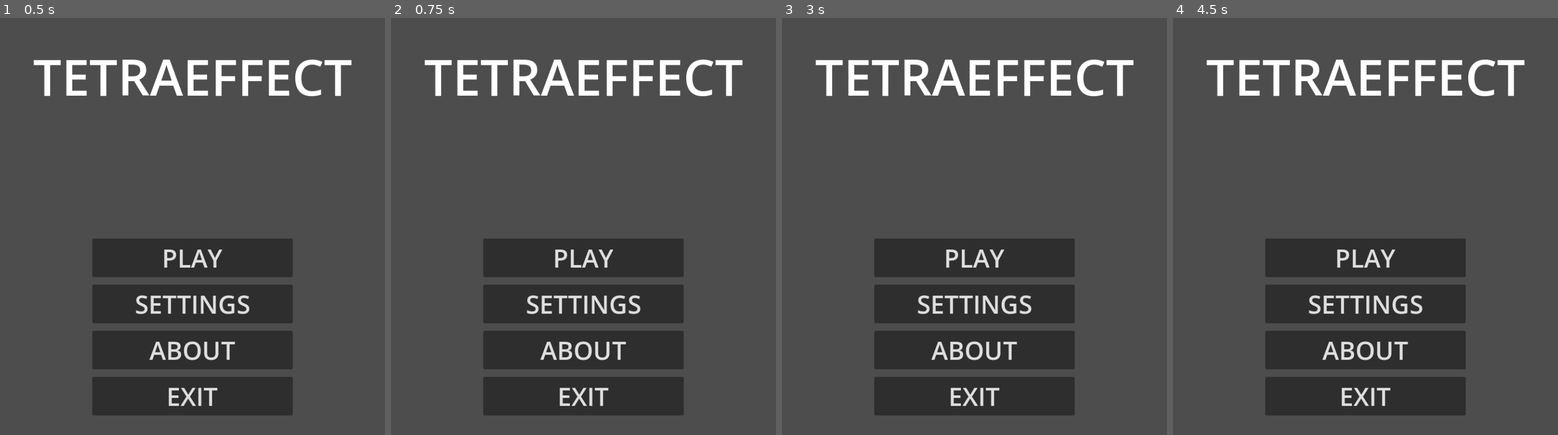
Above: before the commit, frames 1-4 (left to right).
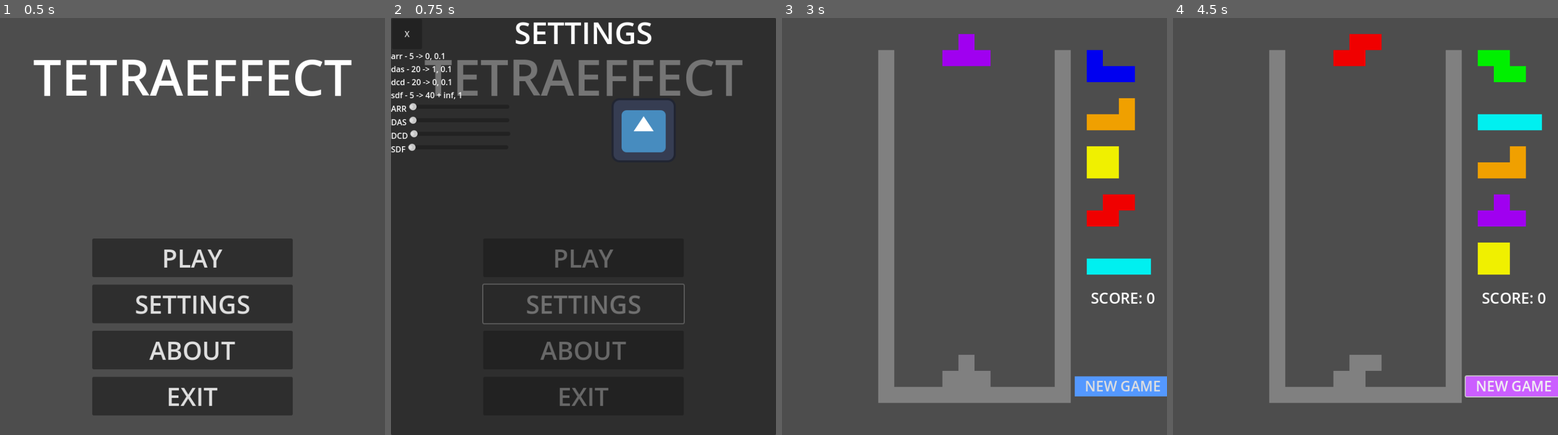
Above: after the commit, the same moments.

Repository: eltonchan1/tetris-elslies-version
Game: Godot game, scene res://tile_map.tscn
The game is run twice, just before and just after one commit, with the same random seed, the same clock (stepped at 60 frames per second) and the same inputs. The engine's default icon, where the game draws it, is replaced by a stand-in: a white triangle on a blue panel in a dark square.
Inputs (mouse positions are in pixels of both pictures, inside the frame that each line leads up to):
- Up to frame 1 (0.5 s): no input
- Up to frame 2 (0.75 s): click "SETTINGS" at 0.5 s
- Up to frame 3 (3 s): click "ABOUT" at 1.25 s; click (797, 34) at 2 s, where only the run after the commit has a clickable "X"; click "PLAY" at 2.75 s
- Up to frame 4 (4.5 s): click (1365, 255) at 3.5 s, where only the run before the commit has a clickable "PLAY"; click (1515, 384) at 4.25 s, where only the run after the commit has a clickable "NEW GAME"

Frame 1 is identical in both runs. In frame 2, 81% of the frame differs, in the area x 0-100%, y 0-100%; in frame 3, 31%; in frame 4, 31%.

Commit message:
mainmenu9

Diff:
--- a/tile_map.gd
+++ b/tile_map.gd
@@ -175,7 +175,7 @@
 		$MainMenu.visible = true
 		$MainMenu/PopUp/About.visible = false
 		$MainMenu/PopUp/Settings.visible = false
-		$MainMenu/PopUp.mouse_filter = Control.MOUSE_FILTER_PASS
+		$MainMenu/PopUp.mouse_filter = Control.MOUSE_FILTER_IGNORE
 	if on == false:
 		$Game.visible = true
 		$MainMenu.visible = false
@@ -195,8 +195,16 @@
 	$MainMenu/PopUp/Settings.visible = true
 	$MainMenu/PopUp/Settings.mouse_filter = Control.MOUSE_FILTER_STOP
 
-func _on_exit_button_pressed() -> void:
+func _on_exit_game_button_pressed() -> void:
 	get_tree().quit()
+
+func _on_about_exit_button_pressed() -> void:
+	$MainMenu/PopUp/About.visible = false
+	$MainMenu/PopUp/About.mouse_filter = Control.MOUSE_FILTER_IGNORE
+
+func _on_settings_exit_button_pressed() -> void:
+	$MainMenu/PopUp/Settings.visible = false
+	$MainMenu/PopUp/Settings.mouse_filter = Control.MOUSE_FILTER_IGNORE
 
 func new_game():
 	print("DEBUG: new_game() START")
@@ -768,7 +776,7 @@
 	$MainMenu/PopUp/Settings/SettingsPanel/VBoxContainer/ARRContainer/SettingsValue.text = str(reverse_value)
 
 func _on_das_slider_value_changed(value: float) -> void:
-	var reverse_value = $MainMenu/PopUp/Settings/SettingsPanel/VBoxContainer/DASContainer/DASSlider.max_value - value + $MainMenu/Settings/SettingsPanel/VBoxContainer/DASContainer/DASSlider.min_value
+	var reverse_value = $MainMenu/PopUp/Settings/SettingsPanel/VBoxContainer/DASContainer/DASSlider.max_value - value + $MainMenu/PopUp/Settings/SettingsPanel/VBoxContainer/DASContainer/DASSlider.min_value
 	if reverse_value == int(reverse_value):
 		reverse_value = int(reverse_value)
 	$MainMenu/PopUp/Settings/SettingsPanel/VBoxContainer/DASContainer/SettingsValue.text = str(reverse_value)
--- a/tile_map.tscn
+++ b/tile_map.tscn
@@ -86,7 +86,7 @@
 theme_override_font_sizes/font_size = 50
 text = "ABOUT"
 
-[node name="ExitButton" type="Button" parent="MainMenu/VBoxContainer"]
+[node name="ExitGameButton" type="Button" parent="MainMenu/VBoxContainer"]
 layout_mode = 2
 theme_override_font_sizes/font_size = 50
 text = "EXIT"
@@ -109,6 +109,20 @@
 anchors_preset = 0
 offset_right = 768.0
 offset_bottom = 832.0
+
+[node name="AboutBackground" type="Panel" parent="MainMenu/PopUp/About"]
+layout_mode = 1
+anchors_preset = 8
+anchor_left = 0.5
+anchor_top = 0.5
+anchor_right = 0.5
+anchor_bottom = 0.5
+offset_left = -384.0
+offset_top = -416.0
+offset_right = 384.0
+offset_bottom = 416.0
+grow_horizontal = 2
+grow_vertical = 2
 
 [node name="AboutPanel" type="ScrollContainer" parent="MainMenu/PopUp/About"]
 layout_mode = 1
@@ -139,7 +153,7 @@
 position = Vector2(376, 160)
 texture = ExtResource("3_35kre")
 
-[node name="ExitButton" type="Button" parent="MainMenu/PopUp/About"]
+[node name="AboutExitButton" type="Button" parent="MainMenu/PopUp/About"]
 layout_mode = 1
 anchors_preset = 8
 anchor_left = 0.5
@@ -154,7 +168,7 @@
 grow_vertical = 2
 text = "X"
 
-[node name="Label" type="Label" parent="MainMenu/PopUp/About"]
+[node name="ABOUT" type="Label" parent="MainMenu/PopUp/About"]
 layout_mode = 1
 anchors_preset = 8
 anchor_left = 0.5
@@ -177,10 +191,24 @@
 anchor_top = 0.5
 anchor_right = 0.5
 anchor_bottom = 0.5
-offset_left = -20.0
-offset_top = -20.0
-offset_right = 748.0
-offset_bottom = 812.0
+offset_left = -384.0
+offset_top = -416.0
+offset_right = 384.0
+offset_bottom = 416.0
+grow_horizontal = 2
+grow_vertical = 2
+
+[node name="SettingsBackground" type="Panel" parent="MainMenu/PopUp/Settings"]
+layout_mode = 1
+anchors_preset = 8
+anchor_left = 0.5
+anchor_top = 0.5
+anchor_right = 0.5
+anchor_bottom = 0.5
+offset_left = -384.0
+offset_top = -416.0
+offset_right = 384.0
+offset_bottom = 416.0
 grow_horizontal = 2
 grow_vertical = 2
 
@@ -192,7 +220,7 @@
 anchor_right = 0.5
 anchor_bottom = 0.5
 offset_left = -384.0
-offset_top = -384.0
+offset_top = -352.0
 offset_right = 384.0
 offset_bottom = 384.0
 grow_horizontal = 2
@@ -284,6 +312,37 @@
 
 [node name="SettingsValue" type="Label" parent="MainMenu/PopUp/Settings/SettingsPanel/VBoxContainer/SDFContainer"]
 layout_mode = 2
+
+[node name="SettingsExitButton" type="Button" parent="MainMenu/PopUp/Settings"]
+layout_mode = 1
+anchors_preset = 8
+anchor_left = 0.5
+anchor_top = 0.5
+anchor_right = 0.5
+anchor_bottom = 0.5
+offset_left = -382.0
+offset_top = -414.0
+offset_right = -322.0
+offset_bottom = -354.0
+grow_horizontal = 2
+grow_vertical = 2
+text = "X"
+
+[node name="SETTINGS" type="Label" parent="MainMenu/PopUp/Settings"]
+layout_mode = 1
+anchors_preset = 8
+anchor_left = 0.5
+anchor_top = 0.5
+anchor_right = 0.5
+anchor_bottom = 0.5
+offset_left = -102.5
+offset_top = -429.0
+offset_right = 102.5
+offset_bottom = -346.0
+grow_horizontal = 2
+grow_vertical = 2
+theme_override_font_sizes/font_size = 60
+text = "SETTINGS"
 
 [node name="Game" type="Node2D" parent="."]
 
@@ -390,9 +449,11 @@
 [connection signal="pressed" from="MainMenu/VBoxContainer/PlayButton" to="." method="_on_play_button_pressed"]
 [connection signal="pressed" from="MainMenu/VBoxContainer/SettingsButton" to="." method="_on_settings_button_pressed"]
 [connection signal="pressed" from="MainMenu/VBoxContainer/AboutButton" to="." method="_on_about_button_pressed"]
-[connection signal="pressed" from="MainMenu/VBoxContainer/ExitButton" to="." method="_on_exit_button_pressed"]
+[connection signal="pressed" from="MainMenu/VBoxContainer/ExitGameButton" to="." method="_on_exit_game_button_pressed"]
+[connection signal="pressed" from="MainMenu/PopUp/About/AboutExitButton" to="." method="_on_about_exit_button_pressed"]
 [connection signal="value_changed" from="MainMenu/PopUp/Settings/SettingsPanel/VBoxContainer/ARRContainer/ARRSlider" to="." method="_on_arr_slider_value_changed"]
 [connection signal="value_changed" from="MainMenu/PopUp/Settings/SettingsPanel/VBoxContainer/DASContainer/DASSlider" to="." method="_on_das_slider_value_changed"]
 [connection signal="value_changed" from="MainMenu/PopUp/Settings/SettingsPanel/VBoxContainer/DCDContainer/DCDSlider" to="." method="_on_dcd_slider_value_changed"]
 [connection signal="value_changed" from="MainMenu/PopUp/Settings/SettingsPanel/VBoxContainer/SDFContainer/SDFSlider" to="." method="_on_sdf_slider_value_changed"]
+[connection signal="pressed" from="MainMenu/PopUp/Settings/SettingsExitButton" to="." method="_on_settings_exit_button_pressed"]
 [connection signal="pressed" from="Game/HUD/StartButton" to="." method="_on_start_button_pressed"]
